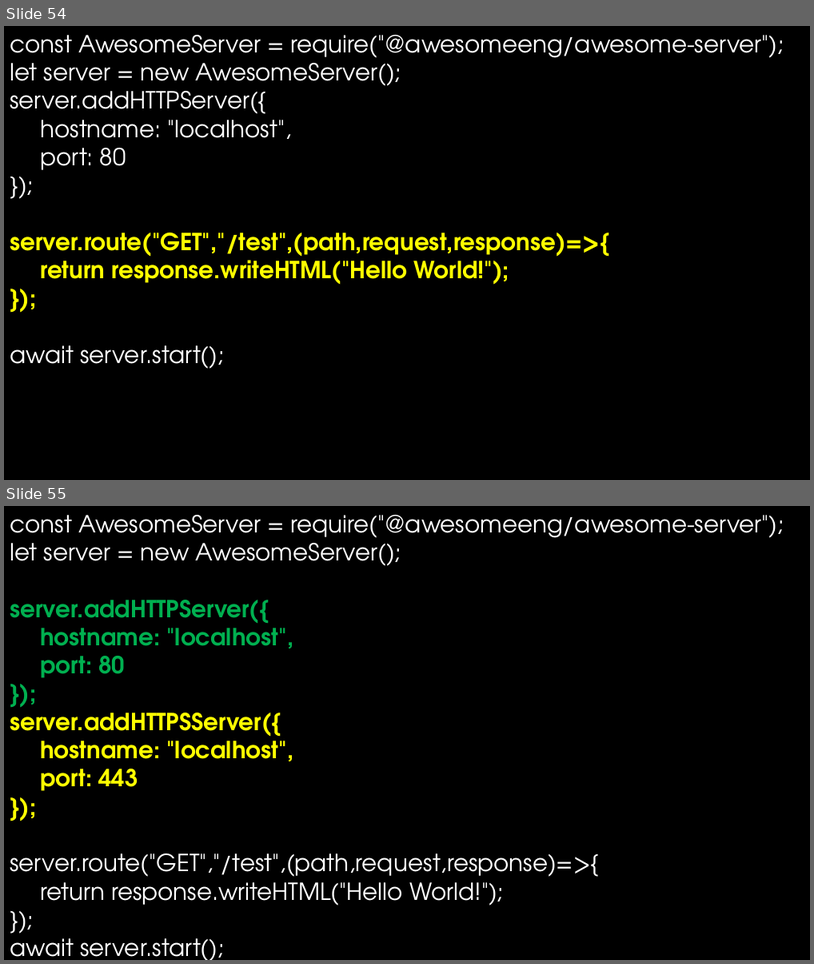
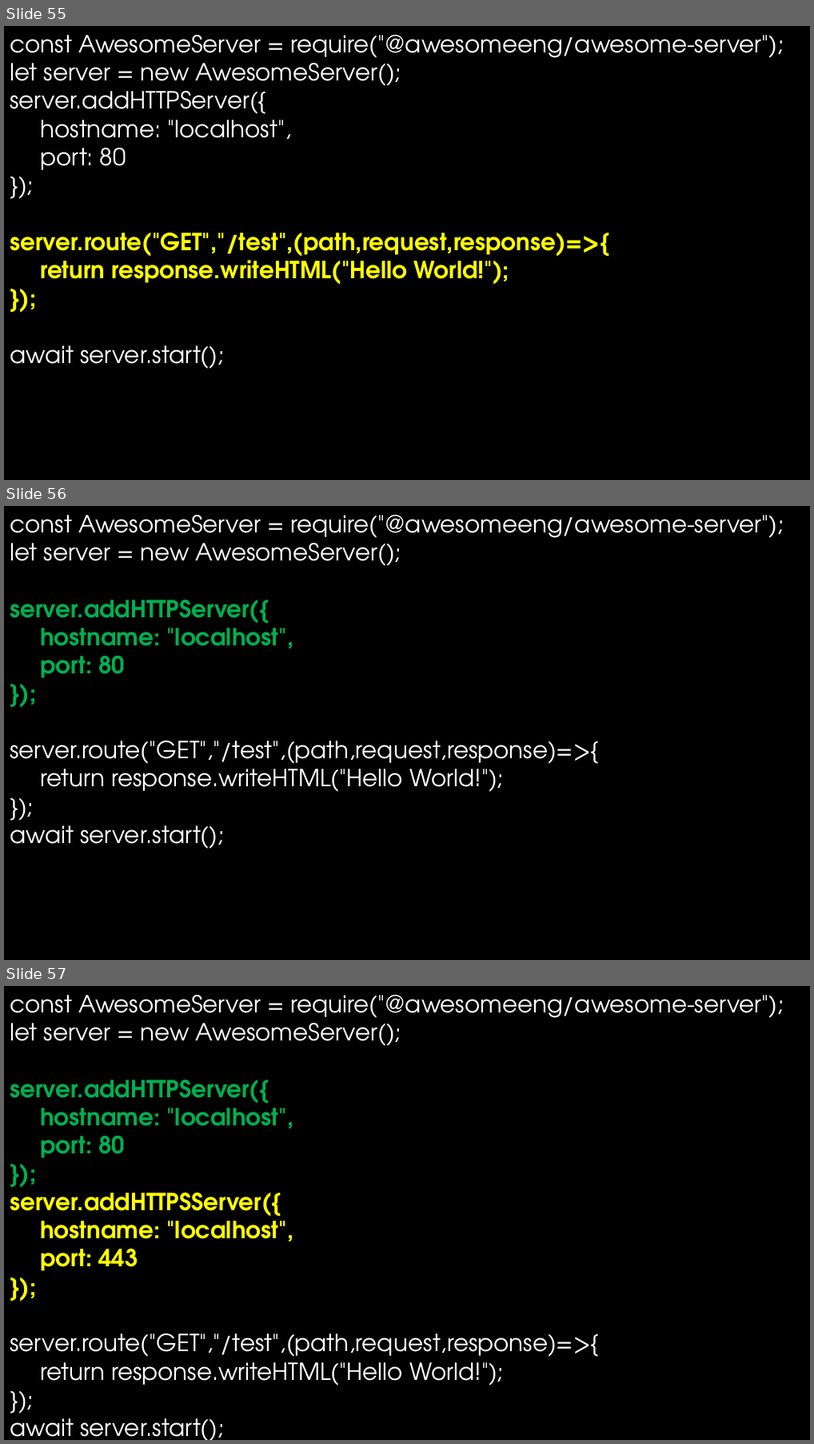
Before and after one commit to arei/talks, a slide deck: BuildingAwesome/BuildingAwesome.pptx. Shown one above the other, each under a label of ours: slides 54 and 55 before the commit, slides 55, 56 and 57 after it. The pictures are 814x964 and 814x1444 pixels, drawn with LibreOffice and Linux fonts; fonts in the diff are those of the drawing. Boxes give left, top, right and bottom in pixels: in the first picture for what was removed or moved away, otherwise in the second. Text is boxed around its words. In the diff, an @@ line names an element or a change of style, - is before the commit and + after.

Commit message:
Final version BuildingAwesome.

```diff
--- a/BuildingAwesome/BuildingAwesome.pptx
+++ b/BuildingAwesome/BuildingAwesome.pptx
@@ slide 56 added at (4,506,810,960), background #000000 @@
@@ text added at (10,515,784,848), 28 pt, text #FFFFFF @@
+const AwesomeServer = require("@awesomeeng/awesome-server");
+let server = new AwesomeServer();
+server.addHTTPServer({
+hostname: "localhost",
+port: 80
+});
+server.route("GET","/test",(path,request,response)=>{
+return response.writeHTML("Hello World!");
+});
+await server.start();
@@ what was slide 54 is now slide 55 @@
@@ what was slide 55 is now slide 57 @@
```
Also in this commit, not shown: 3 slides changed, 2 other slides added.
